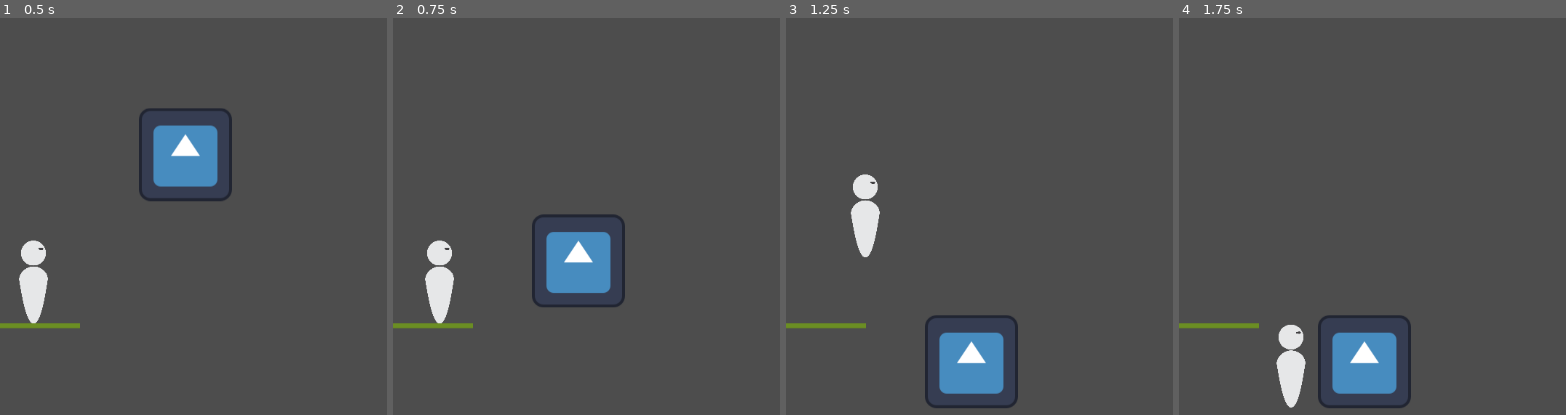
Above: before the commit, frames 1-4 (left to right).
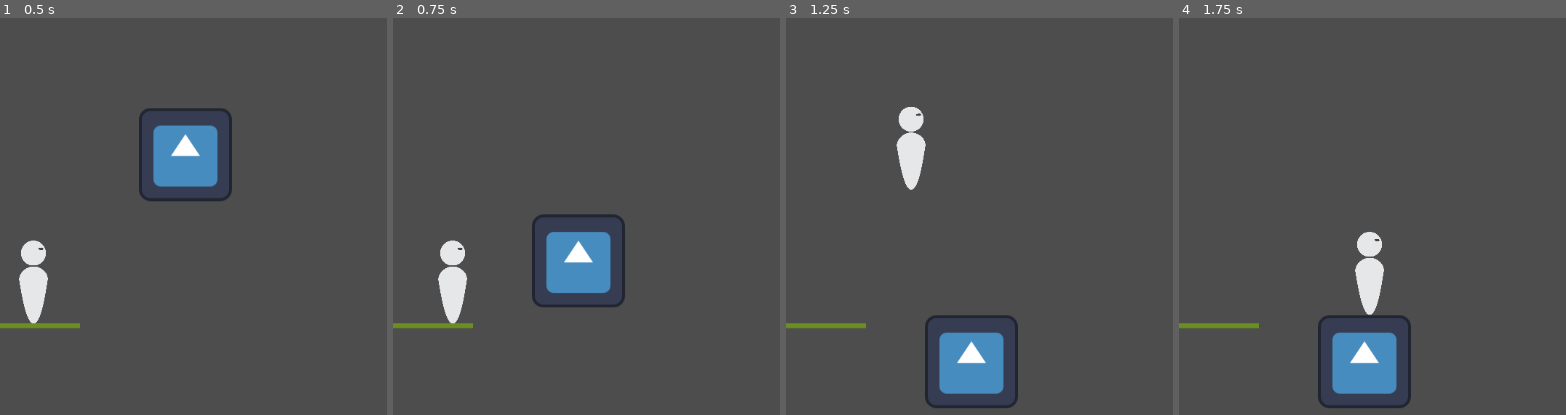
Above: after the commit, the same moments.

Repository: NeonGamerBot-QK/counterspell-boston
Game: Godot game, scene res://Levels/Demo.tscn
Same seed, same stepped clock (60 frames per second), same inputs: the game is played once before the commit and once after it. The engine's default icon, where the game draws it, is replaced by a stand-in: a white triangle on a blue panel in a dark square.
Inputs:
- Up to frame 1 (0.5 s): no input
- Up to frame 2 (0.75 s): tap Enter at 0.5 s; hold D (right) from 0.53 s (still down)
- Up to frame 3 (1.25 s): keep holding D (right); tap Space (jump) at 0.77 s
- Up to frame 4 (1.75 s): keep holding D (right); tap Space (jump) at 1.52 s

Frame 1 is identical in both runs. In frame 2, 1.4% of the frame differs, in the area x 8-20%, y 55-78%; in frame 3, 2.2%, in the area x 16-37%, y 22-61%; in frame 4, 2.2%.

Commit message:
fix: speed + jump more

Diff:
--- a/Player/player.gd
+++ b/Player/player.gd
@@ -1,8 +1,8 @@
 extends CharacterBody2D
 
-const SPEED = 100
+const SPEED = 200
 const GRAVITY = 30
-const JUMPFORCE = -600
+const JUMPFORCE = -800
 func _ready() -> void:
 	print($PlayerSprite.global_position)
 
